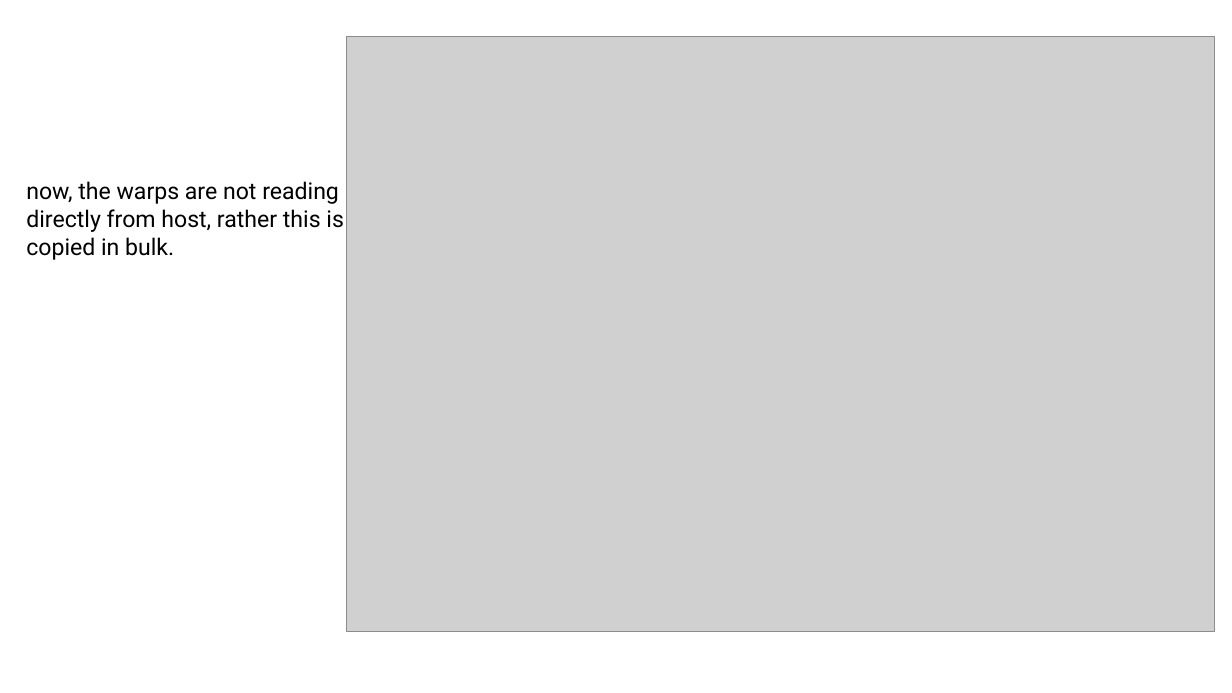
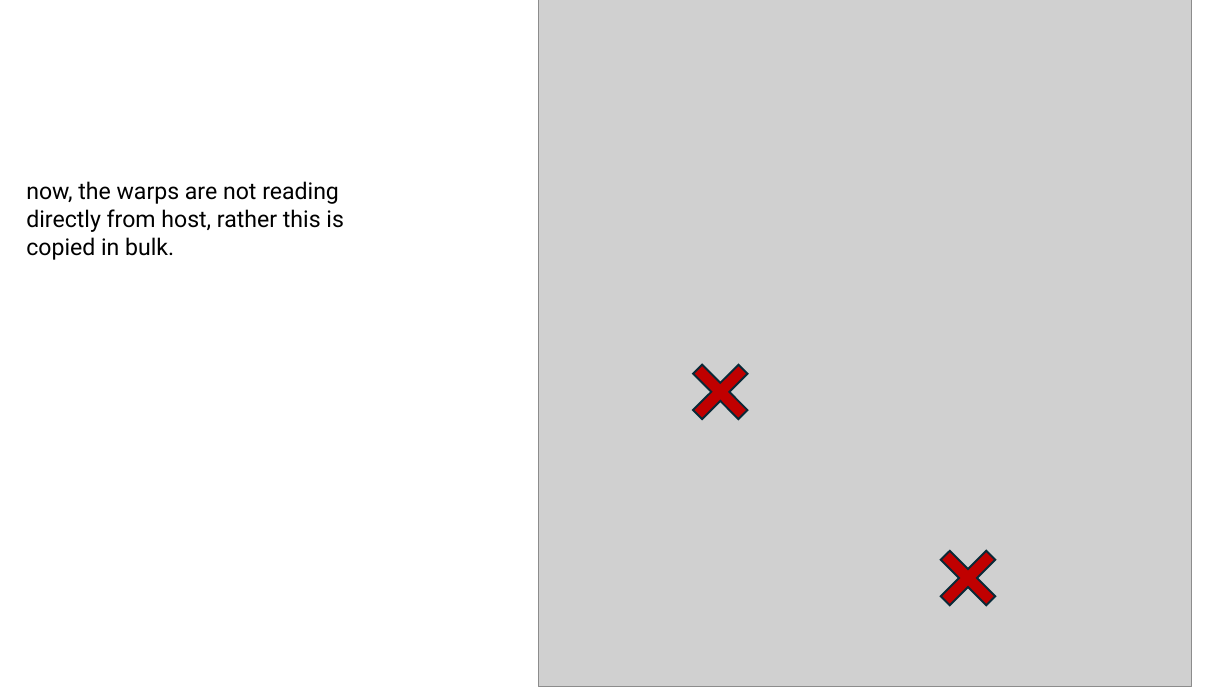
Before and after one commit to akhlaqueak/G-ThinkerCG, a slide deck: slide 34 of revision.pptx. Drawn at 1232x693 pixels with LibreOffice and Linux fonts; fonts in the diff are those of the drawing; grey boxes stand for pictures. Boxes give left, top, right and bottom in pixels: in the first picture for what was removed or moved away, otherwise in the second. Text is boxed around its words. In the diff, an @@ line names an element or a change of style, - is before the commit and + after.

```diff
--- a/revision.pptx
+++ b/revision.pptx
@@ picture: place and size @@
-picture at [346,37,1214,631]
+picture at [539,0,1192,687]
@@ plus added at [675,346,767,438], fill #C00000, outline #092A39 1.5 pt @@
@@ plus added at [923,533,1014,624], fill #C00000, outline #092A39 1.5 pt @@
```
Also in this commit, not shown: 1 other slide changed, 1 slide added, 16 other files.
